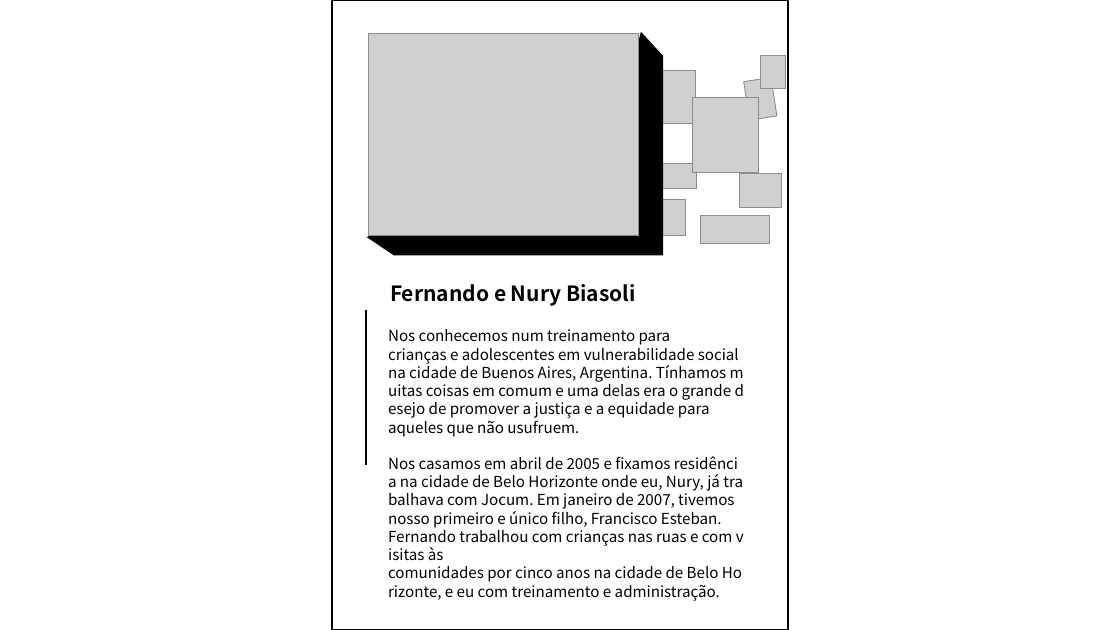
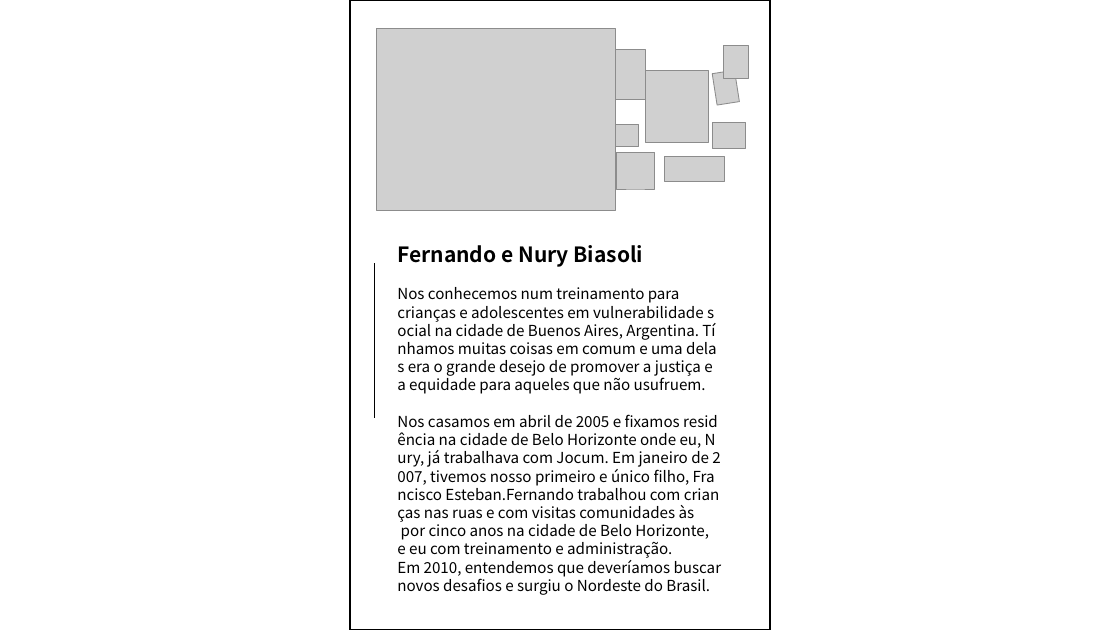
Before and after one commit to fernandonury/site-pessoal-fernandonury, a slide deck: slide 1 of Modelo.pptx. Drawn at 1120x630 pixels with LibreOffice and Linux fonts; fonts in the diff are those of the drawing; grey boxes stand for pictures. Boxes give left, top, right and bottom in pixels: in the first picture for what was removed or moved away, otherwise in the second. Text is boxed around its words. In the diff, an @@ line names an element or a change of style, - is before the commit and + after.

```diff
--- a/Modelo.pptx
+++ b/Modelo.pptx
@@ rectangle: place and size @@
-rectangle at bbox=[332, 0, 788, 630]
+rectangle at bbox=[350, 0, 770, 630]
@@ picture: place and size @@
-picture at bbox=[369, 34, 639, 236]
+picture at bbox=[377, 29, 616, 210]
@@ rectangle removed at bbox=[393, 55, 663, 255] @@
@@ picture: place and size @@
-picture at bbox=[642, 71, 695, 124]
+picture at bbox=[596, 49, 645, 98]
@@ triangle removed at bbox=[623, 31, 664, 73] @@
@@ picture: place and size @@
-picture at bbox=[760, 56, 785, 89]
+picture at bbox=[723, 46, 748, 79]
@@ picture: place and size @@
-picture at bbox=[693, 97, 760, 173]
+picture at bbox=[645, 71, 708, 143]
@@ picture: place and size @@
-picture at bbox=[744, 78, 777, 120]
+picture at bbox=[713, 70, 740, 105]
@@ picture: place and size @@
-picture at bbox=[637, 163, 697, 188]
+picture at bbox=[586, 124, 639, 147]
@@ picture: place and size @@
-picture at bbox=[739, 173, 781, 207]
+picture at bbox=[712, 122, 745, 149]
@@ picture: place and size @@
-picture at bbox=[646, 199, 685, 236]
+picture at bbox=[616, 152, 655, 189]
@@ picture: place and size @@
-picture at bbox=[701, 215, 770, 244]
+picture at bbox=[665, 156, 724, 181]
@@ triangle removed at bbox=[367, 217, 408, 256] @@
@@ text "Fernando e Nury Biasoli": place and size @@
-text "Fernando e Nury Biasoli" at bbox=[388, 329, 739, 601]
+text "Fernando e Nury Biasoli" at bbox=[397, 245, 712, 595]
@@ line moved from (366, 311) - (366, 465) to (375, 264) - (375, 418) @@
@@ text at bbox=[397, 245, 644, 267]: paragraph added @@
+Fernando e Nury Biasoli
@@ text removed at bbox=[390, 284, 636, 306] @@
-Fernando e Nury Biasoli
@@ text at bbox=[397, 414, 710, 595]: text changed @@
-Nos casamos em abril de 2005 e fixamos residência na cidade de Belo Horizonte onde eu, Nury, já trabalhava com Jocum. Em janeiro de 2007, tivemos nosso primeiro e único filho, Francisco Esteban.
-Fernando trabalhou com crianças nas ruas e com visitas às comunidades por cinco anos na cidade de Belo Horizonte, e eu com treinamento e administração.
+Nos casamos em abril de 2005 e fixamos residência na cidade de Belo Horizonte onde eu, Nury, já trabalhava com Jocum. Em janeiro de 2007, tivemos nosso primeiro e único filho, Francisco Esteban.Fernando trabalhou com crianças nas ruas e com visitas comunidades às por cinco anos na cidade de Belo Horizonte, e eu com treinamento e administração. Em 2010, entendemos que deveríamos buscarnovos desafios e surgiu o Nordeste do Brasil.
```
Also in this commit, not shown: 5 slides added, 4 other files.
